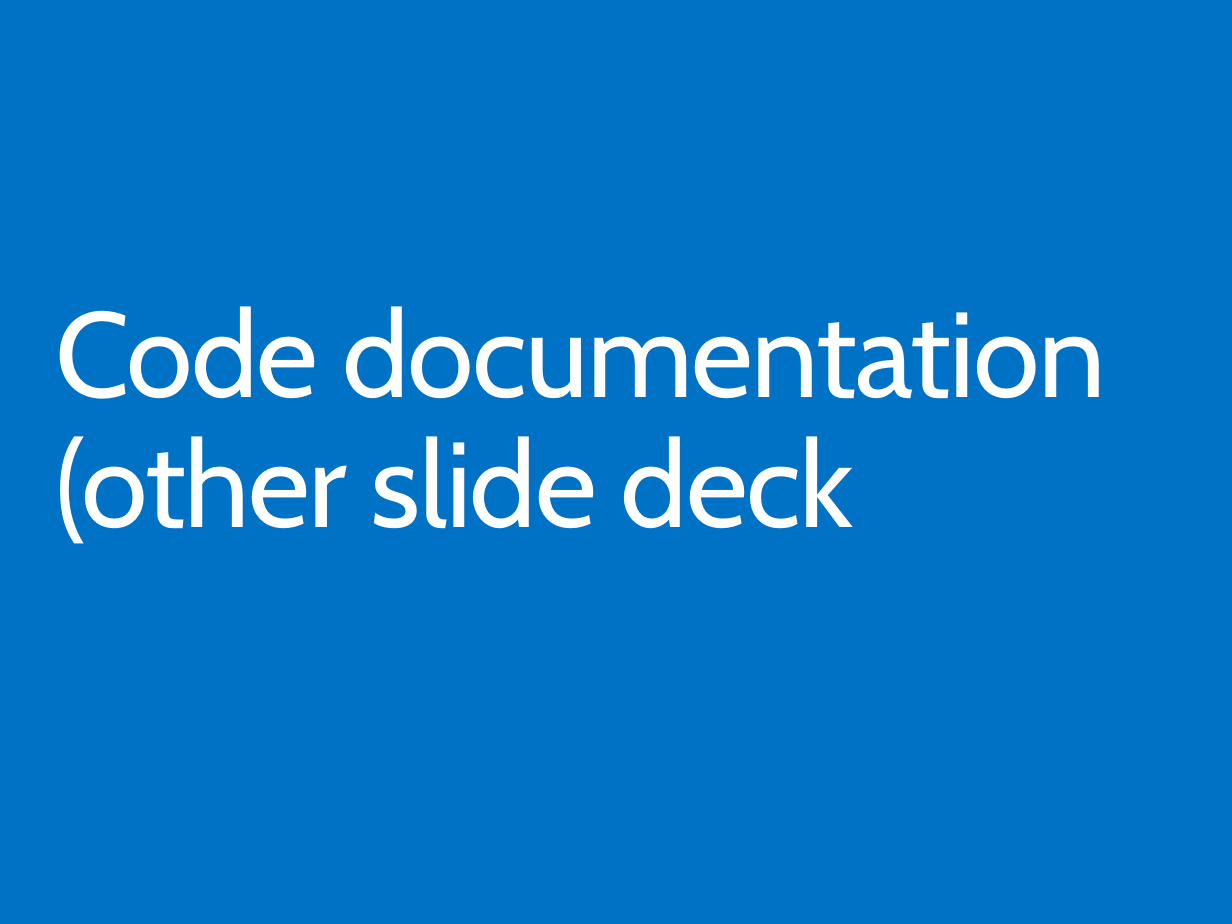
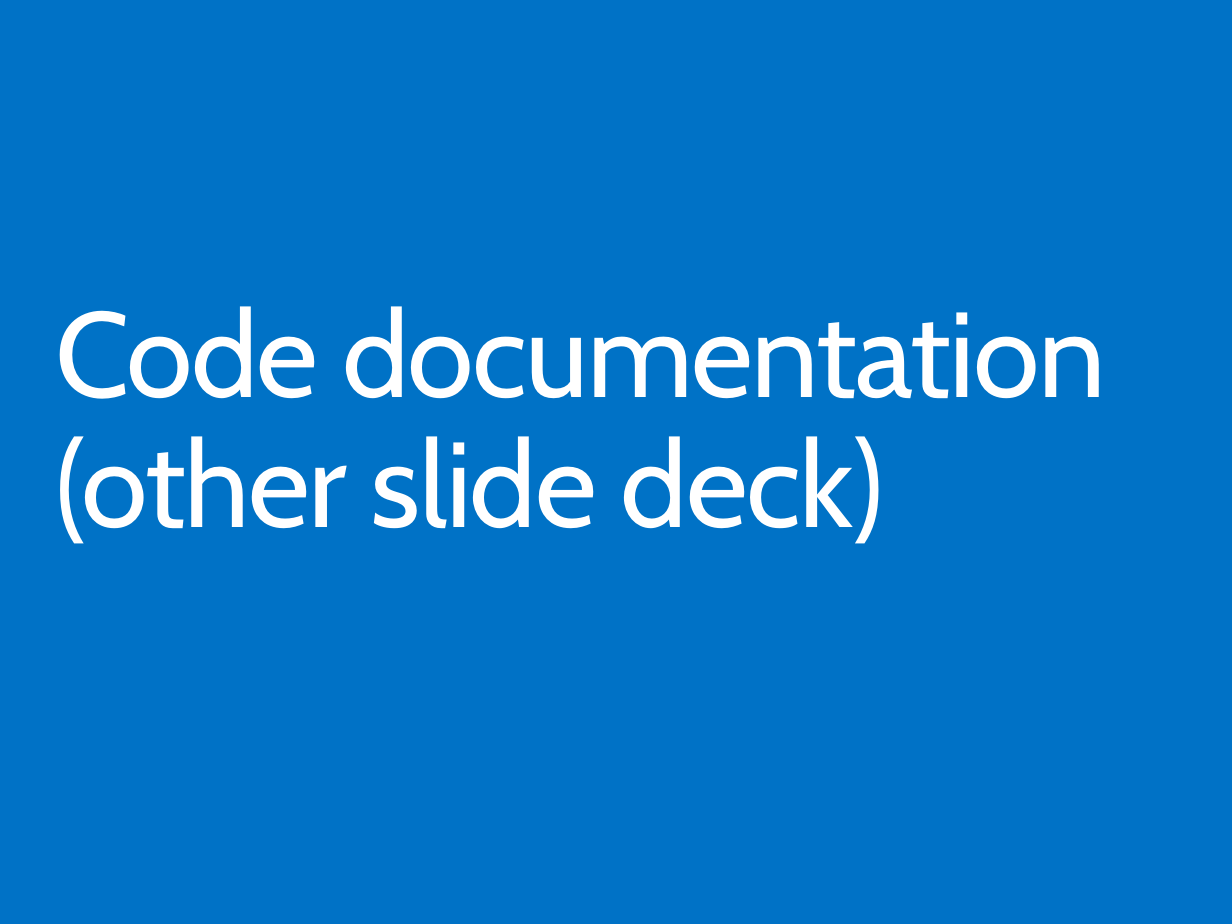
Before and after one commit to ondfisk/BDSA2018, a slide deck: slide 13 of Slides/Lecture11 - CSharp Redux.pptx (slide 11 before the commit). Drawn at 1232x924 pixels with LibreOffice and Linux fonts; fonts in the diff are those of the drawing. Boxes give left, top, right and bottom in pixels: in the first picture for what was removed or moved away, otherwise in the second. Text is boxed around its words. In the diff, an @@ line names an element or a change of style, - is before the commit and + after.

```diff
--- a/Slides/Lecture11 - CSharp Redux.pptx
+++ b/Slides/Lecture11 - CSharp Redux.pptx
@@ title at (56,306,1105,544): text changed @@
-Code documentation
-(other slide deck
+Code documentation
+(other slide deck)
```
Also in this commit, not shown: 2 other slides changed, 2 slides added.
